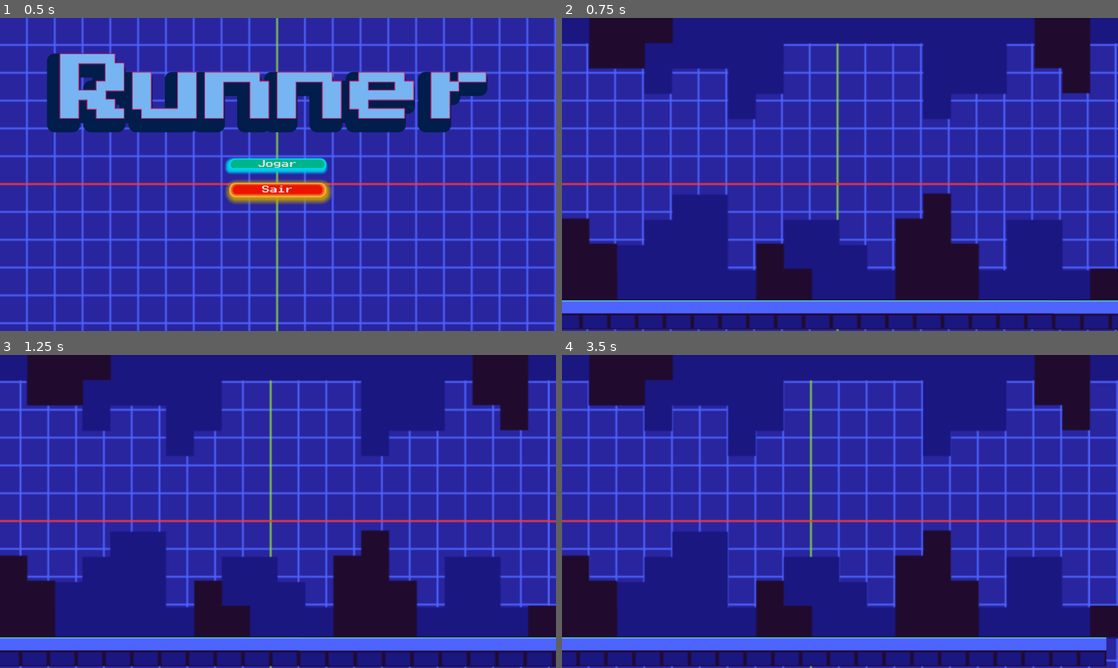
Above: before the commit, frames 1-4 (two rows, left to right).
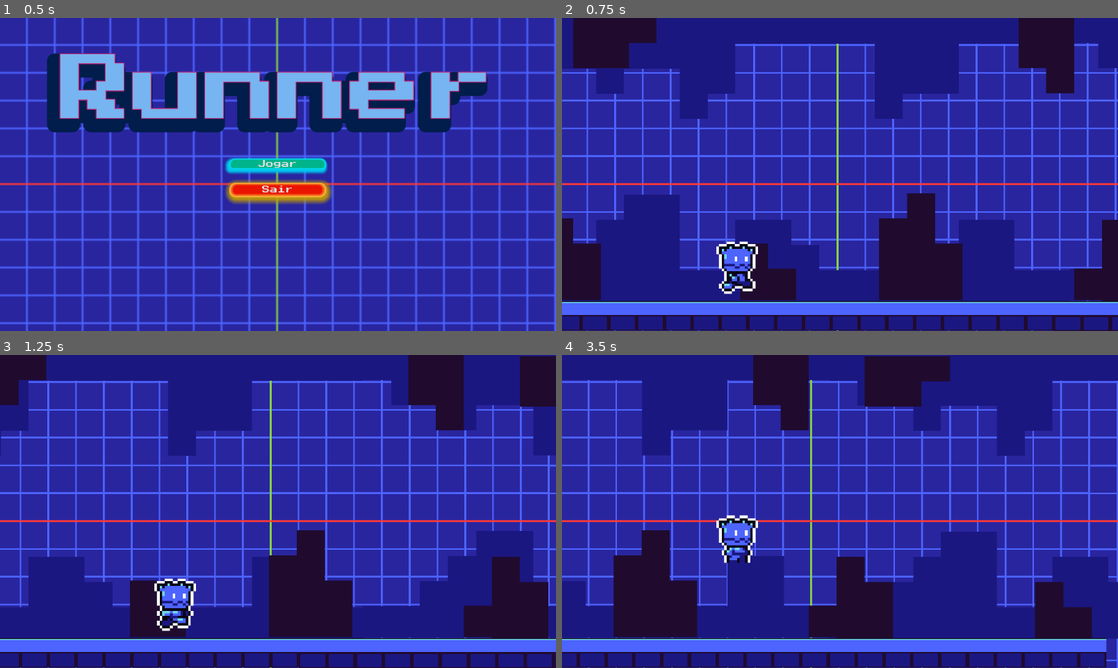
Above: after the commit, the same moments.

Repository: azulclaroelaranja20/runner
Game: Godot game, scene res://control.tscn
Same seed, same stepped clock (60 frames per second), same inputs: the game is played once before the commit and once after it.
Inputs:
- Up to frame 1 (0.5 s): no input
- Up to frame 2 (0.75 s): click "Jogar" at 0.5 s
- Up to frame 3 (1.25 s): no input
- Up to frame 4 (3.5 s): hold Space (ui_select) 1.28-2.03 s; tap Space (ui_select) at 2.1, 2.27, 2.57 s; hold Space (ui_select) from 2.78 s (still down)

Frame 1 is identical in both runs. In frame 2, 30% of the frame differs, in the area x 0-100%, y 0-100%; in frame 3, 39%; in frame 4, 46%.

Commit message:
Básico
Mais mudanças

Diff:
--- /dev/null
+++ b/character_body_2d.gd
@@ -0,0 +1,14 @@
+extends CharacterBody2D
+
+var velocidade_pulo = -600
+func _physics_process(delta: float) -> void:
+	velocity += get_gravity()*delta
+
+	if is_on_floor():
+		$imagem.play("default")
+		if Input.is_action_pressed("ui_select"):
+			velocity.y = velocidade_pulo
+	else:
+		$imagem.play("pular")
+
+	move_and_slide()
--- a/control.tscn
+++ b/control.tscn
@@ -7,8 +7,8 @@
 [sub_resource type="StyleBoxTexture" id="StyleBoxTexture_ee4bf"]
 texture = ExtResource("1_62e2m")
 
-[sub_resource type="StyleBoxFlat" id="StyleBoxFlat_iy58a"]
-bg_color = Color(0.18542, 0.75782, 1, 1)
+[sub_resource type="StyleBoxFlat" id="StyleBoxFlat_kbped"]
+bg_color = Color(5.77569e-07, 0.704244, 0.540847, 1)
 border_width_left = 4
 border_width_top = 3
 border_width_right = 5
@@ -39,8 +39,8 @@
 shadow_offset = Vector2(-3, 4)
 anti_aliasing_size = 2.0
 
-[sub_resource type="StyleBoxFlat" id="StyleBoxFlat_kbped"]
-bg_color = Color(5.77569e-07, 0.704244, 0.540847, 1)
+[sub_resource type="StyleBoxFlat" id="StyleBoxFlat_iy58a"]
+bg_color = Color(0.18542, 0.75782, 1, 1)
 border_width_left = 4
 border_width_top = 3
 border_width_right = 5
@@ -56,30 +56,6 @@
 shadow_size = 7
 shadow_offset = Vector2(-3, 4)
 anti_aliasing_size = 2.0
-
-[sub_resource type="StyleBoxFlat" id="StyleBoxFlat_ee4bf"]
-bg_color = Color(0.990836, 0.420095, 0.528655, 1)
-border_width_left = 1
-border_width_top = 1
-border_width_right = 1
-border_width_bottom = 1
-border_color = Color(1, 0.736494, 0.51619, 1)
-border_blend = true
-shadow_color = Color(0.644512, 0.673412, 0, 0.898039)
-shadow_size = 12
-shadow_offset = Vector2(2, 4)
-
-[sub_resource type="StyleBoxFlat" id="StyleBoxFlat_qtu10"]
-bg_color = Color(0.652109, 0.0420061, 0, 1)
-border_width_left = 1
-border_width_top = 1
-border_width_right = 1
-border_width_bottom = 1
-border_color = Color(0.899393, 0.650526, 1.15514e-06, 1)
-border_blend = true
-shadow_color = Color(0.769242, 0.621319, 0, 0.898)
-shadow_size = 12
-shadow_offset = Vector2(2, 4)
 
 [sub_resource type="StyleBoxFlat" id="StyleBoxFlat_62e2m"]
 bg_color = Color(0.91677, 0.079395, 7.70092e-07, 1)
@@ -97,7 +73,31 @@
 shadow_size = 12
 shadow_offset = Vector2(2, 4)
 
-[node name="Control" type="Control"]
+[sub_resource type="StyleBoxFlat" id="StyleBoxFlat_qtu10"]
+bg_color = Color(0.652109, 0.0420061, 0, 1)
+border_width_left = 1
+border_width_top = 1
+border_width_right = 1
+border_width_bottom = 1
+border_color = Color(0.899393, 0.650526, 1.15514e-06, 1)
+border_blend = true
+shadow_color = Color(0.769242, 0.621319, 0, 0.898)
+shadow_size = 12
+shadow_offset = Vector2(2, 4)
+
+[sub_resource type="StyleBoxFlat" id="StyleBoxFlat_ee4bf"]
+bg_color = Color(0.990836, 0.420095, 0.528655, 1)
+border_width_left = 1
+border_width_top = 1
+border_width_right = 1
+border_width_bottom = 1
+border_color = Color(1, 0.736494, 0.51619, 1)
+border_blend = true
+shadow_color = Color(0.644512, 0.673412, 0, 0.898039)
+shadow_size = 12
+shadow_offset = Vector2(2, 4)
+
+[node name="Control" type="Control" unique_id=1773008495]
 layout_mode = 3
 anchors_preset = 15
 anchor_right = 1.0
@@ -106,7 +106,7 @@
 grow_vertical = 2
 script = ExtResource("1_qtu10")
 
-[node name="fundo" type="Panel" parent="."]
+[node name="fundo" type="Panel" parent="." unique_id=1248118532]
 layout_mode = 1
 anchors_preset = 15
 anchor_right = 1.0
@@ -115,7 +115,7 @@
 grow_vertical = 2
 theme_override_styles/panel = SubResource("StyleBoxTexture_ee4bf")
 
-[node name="título" type="Label" parent="."]
+[node name="título" type="Label" parent="." unique_id=998898188]
 layout_mode = 1
 anchors_preset = 8
 anchor_left = 0.5
@@ -139,7 +139,7 @@
 theme_override_font_sizes/font_size = 150
 text = "Runner"
 
-[node name="Botões" type="VBoxContainer" parent="."]
+[node name="Botões" type="VBoxContainer" parent="." unique_id=1423016395]
 layout_mode = 1
 anchors_preset = 8
 anchor_left = 0.5
@@ -155,22 +155,22 @@
 theme_override_constants/separation = 28
 alignment = 1
 
-[node name="jogar" type="Button" parent="Botões"]
+[node name="jogar" type="Button" parent="Botões" unique_id=289982847]
 layout_mode = 2
 size_flags_vertical = 8
 theme_override_fonts/font = ExtResource("2_qtu10")
+theme_override_styles/normal = SubResource("StyleBoxFlat_kbped")
+theme_override_styles/pressed = SubResource("StyleBoxFlat_fj5cn")
 theme_override_styles/hover = SubResource("StyleBoxFlat_iy58a")
-theme_override_styles/pressed = SubResource("StyleBoxFlat_fj5cn")
-theme_override_styles/normal = SubResource("StyleBoxFlat_kbped")
 text = "Jogar
 "
 
-[node name="sair" type="Button" parent="Botões"]
+[node name="sair" type="Button" parent="Botões" unique_id=2024804098]
 layout_mode = 2
 theme_override_fonts/font = ExtResource("2_qtu10")
+theme_override_styles/normal = SubResource("StyleBoxFlat_62e2m")
+theme_override_styles/pressed = SubResource("StyleBoxFlat_qtu10")
 theme_override_styles/hover = SubResource("StyleBoxFlat_ee4bf")
-theme_override_styles/pressed = SubResource("StyleBoxFlat_qtu10")
-theme_override_styles/normal = SubResource("StyleBoxFlat_62e2m")
 text = "Sair
 "
 
--- a/jogo.gd
+++ b/jogo.gd
@@ -18,3 +18,16 @@
 		$Chao.position.x = 1152
 	if $Chao2.position.x < -1152:
 		$Chao2.position.x = 1152
+
+	$MeioPreto.position.x  -= velocidade*delta*0.5
+	$MeioPreto2.position.x -= velocidade*delta*0.5
+	if $MeioPreto.position.x < -1152:
+		$MeioPreto.position.x = 1152
+	if $MeioPreto2.position.x < -1152:
+		$MeioPreto2.position.x = 1152
+	$MeioAzul.position.x -= velocidade*delta*1.5
+	if $MeioAzul.position.x < -1152:
+		$MeioAzul.position.x = 1152
+	$MeioAzul2.position.x -= velocidade*delta*1.5
+	if $MeioAzul2.position.x < -1152:
+		$MeioAzul2.position.x = 1152
--- a/jogo.tscn
+++ b/jogo.tscn
@@ -1,59 +1,155 @@
-[gd_scene load_steps=7 format=3 uid="uid://bvc21olmmgap1"]
+[gd_scene format=3 uid="uid://bvc21olmmgap1"]
 
 [ext_resource type="Script" uid="uid://bkbjqqy7sb3w3" path="res://jogo.gd" id="1_yq54j"]
 [ext_resource type="Texture2D" uid="uid://cmrdhjrv5nt2a" path="res://background.png" id="2_yq54j"]
 [ext_resource type="Texture2D" uid="uid://ccdie1dliur83" path="res://Assets Godot Runner/foreground.png" id="3_1ap6j"]
 [ext_resource type="Texture2D" uid="uid://c8670qfk5odgx" path="res://Assets Godot Runner/middleground2.png" id="3_qn35j"]
 [ext_resource type="Texture2D" uid="uid://cocl2mfu26fa8" path="res://Assets Godot Runner/middleground1.png" id="4_8c340"]
+[ext_resource type="Texture2D" uid="uid://boh483cwsss8n" path="res://player.png" id="6_8c340"]
+[ext_resource type="Script" uid="uid://c13q6dmluknnu" path="res://character_body_2d.gd" id="6_45nkh"]
 
 [sub_resource type="RectangleShape2D" id="RectangleShape2D_1ap6j"]
 size = Vector2(1153, 62.25)
 
-[node name="Jogo" type="Node2D"]
+[sub_resource type="CapsuleShape2D" id="CapsuleShape2D_8c340"]
+radius = 32.0
+height = 112.0
+
+[sub_resource type="AtlasTexture" id="AtlasTexture_45nkh"]
+atlas = ExtResource("6_8c340")
+region = Rect2(0, 0, 48, 48)
+
+[sub_resource type="AtlasTexture" id="AtlasTexture_ysdx3"]
+atlas = ExtResource("6_8c340")
+region = Rect2(48, 0, 48, 48)
+
+[sub_resource type="AtlasTexture" id="AtlasTexture_t8pok"]
+atlas = ExtResource("6_8c340")
+region = Rect2(96, 0, 48, 48)
+
+[sub_resource type="AtlasTexture" id="AtlasTexture_mtw28"]
+atlas = ExtResource("6_8c340")
+region = Rect2(144, 0, 48, 48)
+
+[sub_resource type="AtlasTexture" id="AtlasTexture_orj5g"]
+atlas = ExtResource("6_8c340")
+region = Rect2(192, 0, 48, 48)
+
+[sub_resource type="AtlasTexture" id="AtlasTexture_01kpq"]
+atlas = ExtResource("6_8c340")
+region = Rect2(240, 0, 48, 48)
+
+[sub_resource type="AtlasTexture" id="AtlasTexture_2ka1p"]
+atlas = ExtResource("6_8c340")
+region = Rect2(0, 96, 48, 48)
+
+[sub_resource type="AtlasTexture" id="AtlasTexture_7rhuj"]
+atlas = ExtResource("6_8c340")
+region = Rect2(0, 48, 48, 48)
+
+[sub_resource type="SpriteFrames" id="SpriteFrames_45nkh"]
+animations = [{
+"frames": [{
+"duration": 1.0,
+"texture": SubResource("AtlasTexture_45nkh")
+}, {
+"duration": 1.0,
+"texture": SubResource("AtlasTexture_ysdx3")
+}, {
+"duration": 1.0,
+"texture": SubResource("AtlasTexture_t8pok")
+}, {
+"duration": 1.0,
+"texture": SubResource("AtlasTexture_mtw28")
+}, {
+"duration": 1.0,
+"texture": SubResource("AtlasTexture_orj5g")
+}, {
+"duration": 1.0,
+"texture": SubResource("AtlasTexture_01kpq")
+}],
+"loop": 1,
+"name": &"default",
+"speed": 5.0
+}, {
+"frames": [{
+"duration": 1.0,
+"texture": SubResource("AtlasTexture_2ka1p")
+}, {
+"duration": 1.0,
+"texture": SubResource("AtlasTexture_7rhuj")
+}],
+"loop": 1,
+"name": &"pular",
+"speed": 5.0
+}]
+
+[node name="Jogo" type="Node2D" unique_id=135655394]
 script = ExtResource("1_yq54j")
 
-[node name="Fundo" type="Sprite2D" parent="."]
+[node name="Fundo" type="Sprite2D" parent="." unique_id=1871871105]
+texture_filter = 1
 position = Vector2(576, 324)
 scale = Vector2(3.6, 3.6)
 texture = ExtResource("2_yq54j")
 
-[node name="Fundo2" type="Sprite2D" parent="."]
+[node name="Fundo2" type="Sprite2D" parent="." unique_id=1500284951]
+texture_filter = 1
 position = Vector2(1739.81, 324.375)
 scale = Vector2(3.67383, 3.60417)
 texture = ExtResource("2_yq54j")
 
-[node name="MeioAzul" type="Sprite2D" parent="."]
+[node name="MeioAzul" type="Sprite2D" parent="." unique_id=812677336]
+texture_filter = 1
 position = Vector2(575, 294)
 scale = Vector2(3.60938, 3.26111)
 texture = ExtResource("3_qn35j")
 
-[node name="MeioAzul2" type="Sprite2D" parent="."]
+[node name="MeioAzul2" type="Sprite2D" parent="." unique_id=1936051442]
+texture_filter = 1
 position = Vector2(1740, 292.75)
 scale = Vector2(3.675, 3.25278)
 texture = ExtResource("3_qn35j")
 
-[node name="MeioPreto" type="Sprite2D" parent="."]
+[node name="MeioPreto" type="Sprite2D" parent="." unique_id=2018689128]
+texture_filter = 1
 position = Vector2(575.5, 292)
 scale = Vector2(3.60312, 3.24444)
 texture = ExtResource("4_8c340")
 
-[node name="MeioPreto2" type="Sprite2D" parent="."]
+[node name="MeioPreto2" type="Sprite2D" parent="." unique_id=1920700467]
+texture_filter = 1
 position = Vector2(1740, 295)
 scale = Vector2(3.675, 3.24444)
 texture = ExtResource("4_8c340")
 
-[node name="Chao" type="Sprite2D" parent="."]
-position = Vector2(576, 613.5)
+[node name="Chao" type="Sprite2D" parent="." unique_id=1271912002]
+texture_filter = 1
+position = Vector2(576, 616.5)
 scale = Vector2(3.6, 1.92188)
 texture = ExtResource("3_1ap6j")
 
-[node name="Chao2" type="Sprite2D" parent="."]
-position = Vector2(1739, 614)
+[node name="Chao2" type="Sprite2D" parent="." unique_id=510020517]
+texture_filter = 1
+position = Vector2(1739, 617)
 scale = Vector2(3.66875, 1.94922)
 texture = ExtResource("3_1ap6j")
 
-[node name="ChaoFisico" type="StaticBody2D" parent="."]
+[node name="ChaoFisico" type="StaticBody2D" parent="." unique_id=875054433]
 
-[node name="Corpochao" type="CollisionShape2D" parent="ChaoFisico"]
+[node name="Corpochao" type="CollisionShape2D" parent="ChaoFisico" unique_id=869296682]
 position = Vector2(575.5, 616.875)
 shape = SubResource("RectangleShape2D_1ap6j")
+
+[node name="CharacterBody2D" type="CharacterBody2D" parent="." unique_id=982369604]
+script = ExtResource("6_45nkh")
+
+[node name="CollisionShape2D" type="CollisionShape2D" parent="CharacterBody2D" unique_id=2102818569]
+position = Vector2(366, 541)
+shape = SubResource("CapsuleShape2D_8c340")
+
+[node name="imagem" type="AnimatedSprite2D" parent="CharacterBody2D" unique_id=1281680239]
+texture_filter = 1
+position = Vector2(363, 546.00006)
+scale = Vector2(5.411458, 5.130208)
+sprite_frames = SubResource("SpriteFrames_45nkh")
--- a/project.godot
+++ b/project.godot
@@ -16,7 +16,7 @@
 
 config/name="Atividade de Jogos"
 run/main_scene="res://control.tscn"
-config/features=PackedStringArray("4.6", "Forward Plus")
+config/features=PackedStringArray("4.7", "Forward Plus")
 config/icon="res://icon.svg"
 
 [display]
Not shown, added: character_body_2d.gd.uid
Not shown: 1 places in control.tscn that only renumber resources
Binary file added: player.png
Not shown, added: player.png.import
